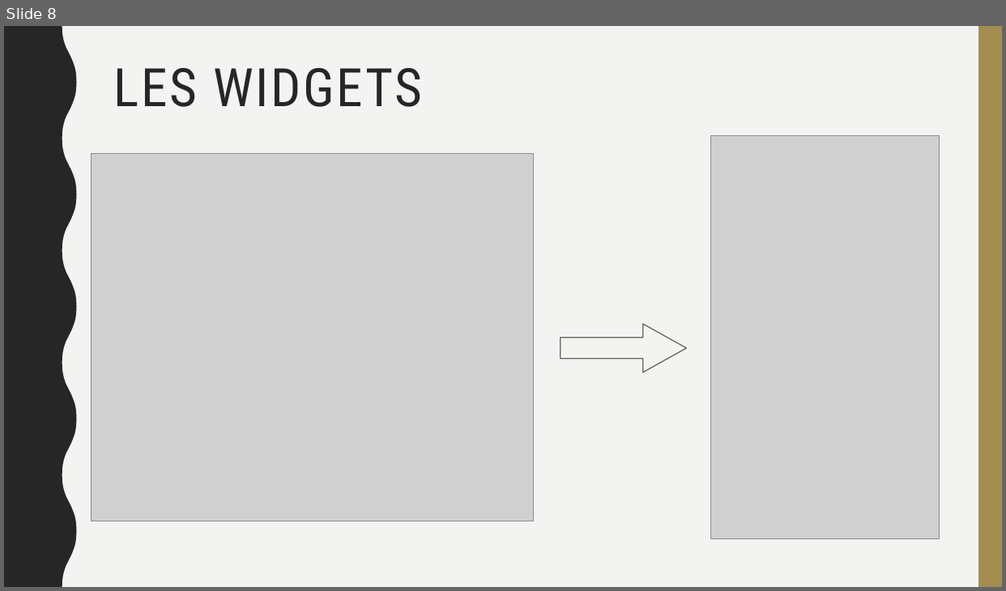
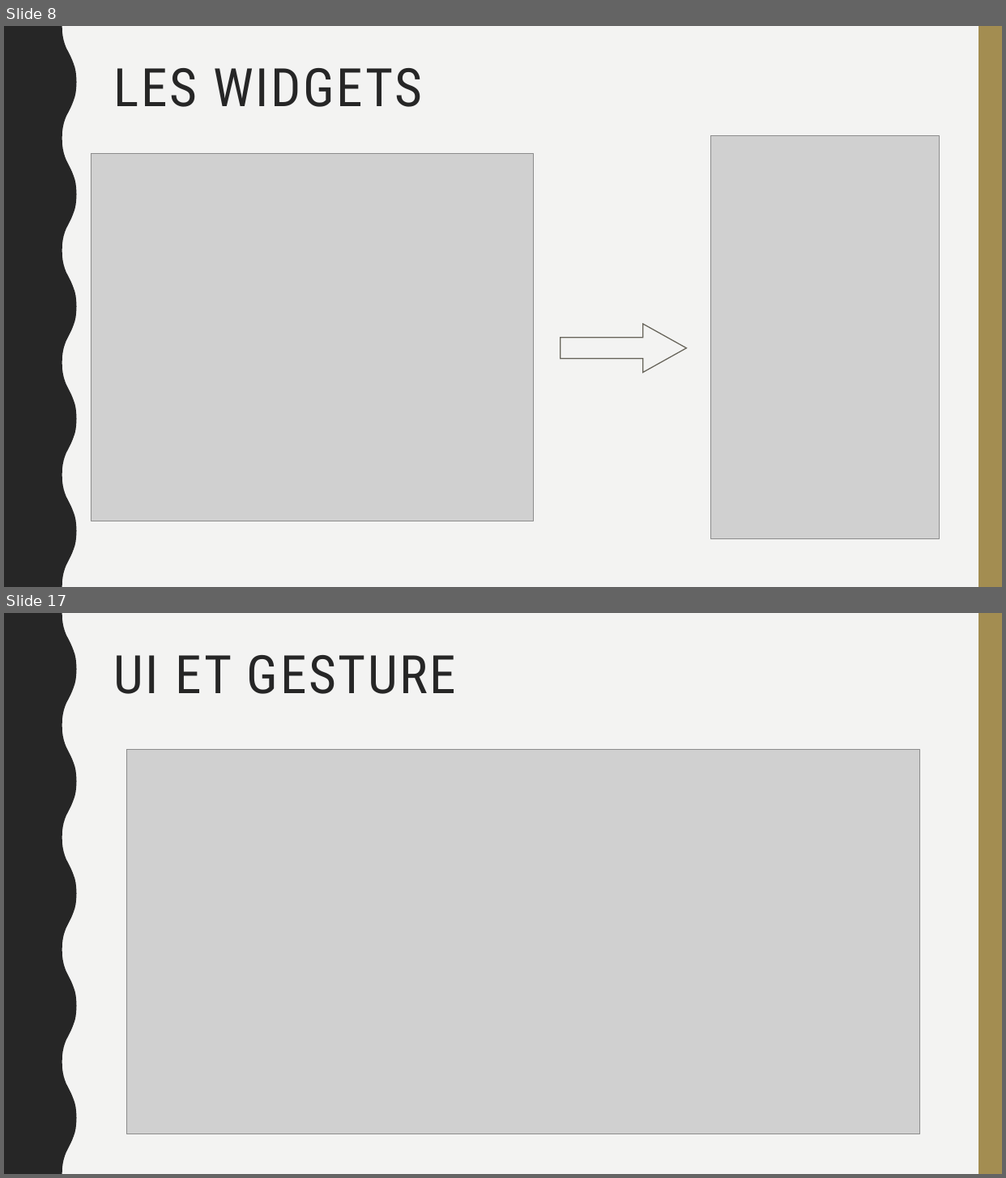
Before and after one commit to Tristan54/Mobile-projects, a slide deck: présentation.odp. Shown one above the other, each under a label of ours: slide 8 before the commit, slides 8 and 17 after it; the slides between them are not shown. The pictures are 1006x591 and 1006x1178 pixels, drawn with LibreOffice and Linux fonts; fonts in the diff are those of the drawing; grey boxes stand for pictures. Boxes give left, top, right and bottom in pixels: in the first picture for what was removed or moved away, otherwise in the second. Text is boxed around its words. In the diff, an @@ line names an element or a change of style, - is before the commit and + after.

```diff
--- a/présentation.odp
+++ b/présentation.odp
@@ slide 17 added at <box>4,613,1002,1174</box>, background #F3F3F2; not listed: 2 template elements that a slide beside it also shows @@
@@ title added at <box>114,655,456,694</box>, 51 pt, text #262626 @@
+UI ET GESTURE
@@ picture added at <box>127,750,919,1134</box> @@
```
Also in this commit, not shown: 4 slides changed, 6 other slides added, 1 slide removed, 1 other file.
